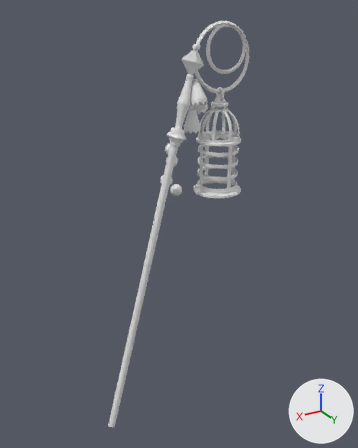
Renders of the Blender file Lantern.blend from each side of a commit.
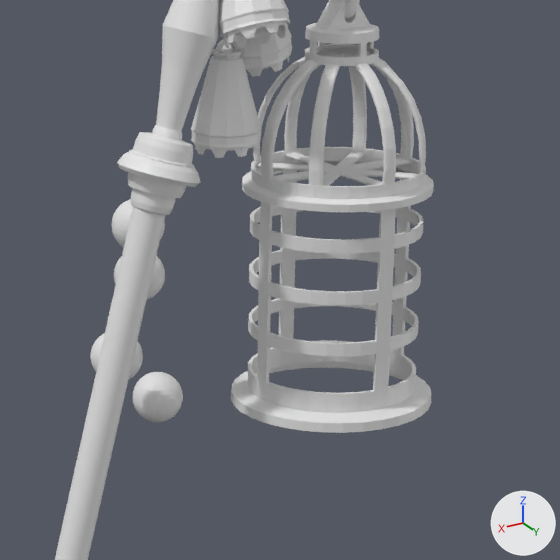
Each version appears first whole from a 50 mm camera at (2.448, 3.234, 2.515) aimed at (0.485, -0.039, 0.878), and next in a close-up on the part from 39% to 76% of the width and 21% to 51% of the height. The axes (+X, +Y, +Z) are drawn at lower right. The lights are the same throughout. The first two pictures are the older version.

The older version as bpy lines, for what is in view:
```python
me_circle_003 = bpy.data.meshes.new('Circle.003')
me_circle_003.from_pydata(...)  # 752 vertices, 738 faces; spans x -3.91..3.91, y -10.08..1.16, z -3.57..3.57
me_sphere_003 = bpy.data.meshes.new('Sphere.003')
me_sphere_003.from_pydata(...)  # a UV sphere (32 segments, 16 rings, poles along z) spanning x -1.0..1.0, y -1.0..1.0, z -1.0..1.0
me_torus_015 = bpy.data.meshes.new('Torus.015')
me_torus_015.from_pydata(...)  # 4679 vertices, 4534 faces; spans x -3.4..16.1, y -2.4..2.4, z -8.8..23.9
ob_circle_007 = bpy.data.objects.new('Circle.007', me_circle_003)
ob_circle_007.location = (0.378, -0.016, 1.828)
ob_circle_007.rotation_euler = (1.571, 0.0, 0.0)  # degrees (90, 0, 0)
ob_circle_007.scale = (0.0165, 0.0181, 0.0181)
ob_sphere_003 = bpy.data.objects.new('Sphere.003', me_sphere_003)
ob_sphere_003.location = (0.44, -0.159, 1.135)
ob_sphere_003.scale = (0.05, 0.05, 0.05)
ob_torus_014 = bpy.data.objects.new('Torus.014', me_torus_015)
ob_torus_014.location = (0.543, 0.0, 1.586)
ob_torus_014.rotation_euler = (0.0, -0.262, 0.0)  # degrees (0, -15, 0)
ob_torus_014.scale = (-0.0315, -0.0347, -0.108)
# also in view: 'Circle.009' at (0.293, -0.044, 1.884); 'Circle.005' at (0.134, 0.0, 1.524); 'Circle.006' at (0.368, 0.049, 1.944)
```
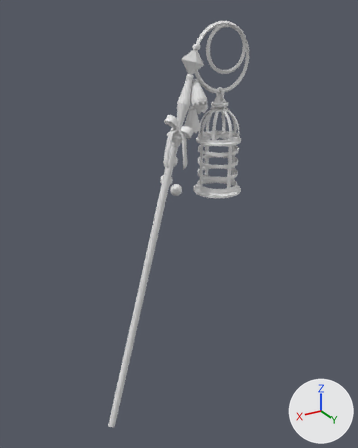
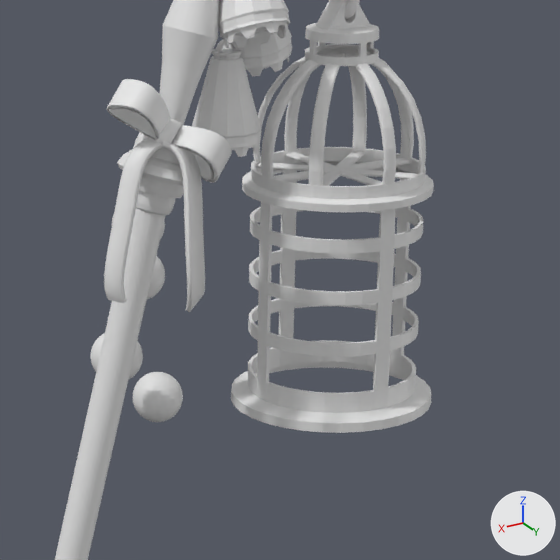
The change, as a diff of the scene's bpy script:
```diff
--- a/Lantern.blend.py
+++ b/Lantern.blend.py
@@ me_béziercircle_001 @@
+me_béziercircle_001.from_pydata(...)  # 240 vertices, 240 faces; spans x -0.066..0.039, y -0.114..0.114, z -0.047..0.047
+me_béziercircle_001.polygons.foreach_set('use_smooth', [True] * 240)
@@ me_nurbspath_005 @@
+me_nurbspath_005.from_pydata(...)  # 720 vertices, 720 faces; spans x -0.608..0.608, y -0.006..0.006, z -0.03..0.258
+me_nurbspath_005.polygons.foreach_set('use_smooth', [True] * 720)
@@ cu_nurbspath_006 @@
+cu_nurbspath_006 = bpy.data.curves.new('NurbsPath.006', 'CURVE')
+cu_nurbspath_006.dimensions = '3D'
+_sp = cu_nurbspath_006.splines.new('NURBS'); _sp.points.add(4)
+_sp.points.foreach_set('co', [-0.337, -0.0583, 0.183, 1.0, -0.337, 0.266, 0.111, 1.0, -0.208, 0.0932, -0.221, 1.0, 0.0413, 0.326, -0.659, 1.0, -0.209, 0.196, -0.902, 1.0])
+_sp.points.foreach_set('radius', [0.127, 0.127, 0.127, 0.127, 0.127])
+_sp.points.foreach_set('tilt', [1.571, 1.571, 1.571, 1.571, 1.571])
+_sp.order_u = 5
+_sp.order_v = 0
+_sp.use_endpoint_u = True
+cu_nurbspath_006.use_path = True
+cu_nurbspath_006.bevel_mode = 'OBJECT'
+cu_nurbspath_006.fill_mode = 'FULL'
+cu_nurbspath_006.bevel_object = ob_plane_003
@@ cu_plane_001 @@
+cu_plane_001 = bpy.data.curves.new('Plane.001', 'CURVE')
+cu_plane_001.dimensions = '3D'
+_sp = cu_plane_001.splines.new('POLY'); _sp.points.add(4)
+_sp.points.foreach_set('co', [-0.14, 0.6, 0.0, 0.0, -0.14, -0.7, 0.0, 0.0, 0.14, -0.7, 0.0, 0.0, 0.14, 0.7, 0.0, 0.0, -0.14, 0.7, 0.0, 0.0])
+_sp.order_v = 0
+_sp.resolution_v = 0
+_sp.use_cyclic_u = True
+_sp.use_endpoint_u = True
+_sp.use_smooth = False
+cu_plane_001.fill_mode = 'FULL'
@@ cu_nurbspath_004 @@
+cu_nurbspath_004 = bpy.data.curves.new('NurbsPath.004', 'CURVE')
+cu_nurbspath_004.dimensions = '3D'
+_sp = cu_nurbspath_004.splines.new('NURBS'); _sp.points.add(4)
+_sp.points.foreach_set('co', [-0.406, 0.0, 0.183, 1.0, -0.02, 0.0, 0.137, 1.0, -0.208, 0.0932, -0.221, 1.0, 0.156, 0.12, -0.62, 1.0, 0.0287, 0.125, -0.862, 1.0])
+_sp.points.foreach_set('radius', [0.127, 0.127, 0.127, 0.127, 0.127])
+_sp.points.foreach_set('tilt', [1.571, 1.571, 1.571, 1.571, 1.571])
+_sp.order_u = 5
+_sp.order_v = 0
+_sp.use_endpoint_u = True
+cu_nurbspath_004.use_path = True
+cu_nurbspath_004.bevel_mode = 'OBJECT'
+cu_nurbspath_004.fill_mode = 'FULL'
+cu_nurbspath_004.bevel_object = ob_plane_003
@@ ob_nurbspath_006 @@
+ob_nurbspath_006 = bpy.data.objects.new('NurbsPath.006', cu_nurbspath_006)
+ob_nurbspath_006.location = (0.605, 0.123, 1.65)
+ob_nurbspath_006.rotation_euler = (0.0, 0.0, 0.7)  # degrees (0, 0, 40)
+ob_nurbspath_006.scale = (0.257, 0.257, 0.257)
@@ ob_plane_003 @@
+ob_plane_003 = bpy.data.objects.new('Plane.003', cu_plane_001)
+ob_plane_003.location = (0.0, 2.0, 0.0)
+ob_plane_003.hide_set(True)
@@ ob_béziercircle_002 @@
+ob_béziercircle_002 = bpy.data.objects.new('BézierCircle.002', me_béziercircle_001)
+ob_béziercircle_002.location = (0.539, 0.051, 1.706)
+ob_béziercircle_002.rotation_euler = (-7.336, 0.899, -1.99)  # degrees (300, 52, -114)
+ob_béziercircle_002.scale = (0.258, 0.264, 0.262)
@@ ob_nurbspath_005 @@
+ob_nurbspath_005 = bpy.data.objects.new('NurbsPath.005', me_nurbspath_005)
+ob_nurbspath_005.location = (0.54, 0.042, 1.707)
+ob_nurbspath_005.rotation_euler = (-0.963, -0.619, -0.49)  # degrees (-55, -35, -28)
+ob_nurbspath_005.scale = (0.193, 5.24, 0.252)
@@ ob_nurbspath_004 @@
+ob_nurbspath_004 = bpy.data.objects.new('NurbsPath.004', cu_nurbspath_004)
+ob_nurbspath_004.location = (0.655, 0.043, 1.65)
+ob_nurbspath_004.scale = (0.257, 0.257, 0.257)
```

Location of each change, (x1, y1, x2, y2) in pixels of the close-ups (560 x 560 px):
'NurbsPath.005', added
    after: (107, 79, 232, 183)
'NurbsPath.004', added
    after: (104, 137, 163, 303)
'NurbsPath.006', added
    after: (162, 141, 205, 312)
'BézierCircle.002', added
    after: (157, 118, 183, 150)
